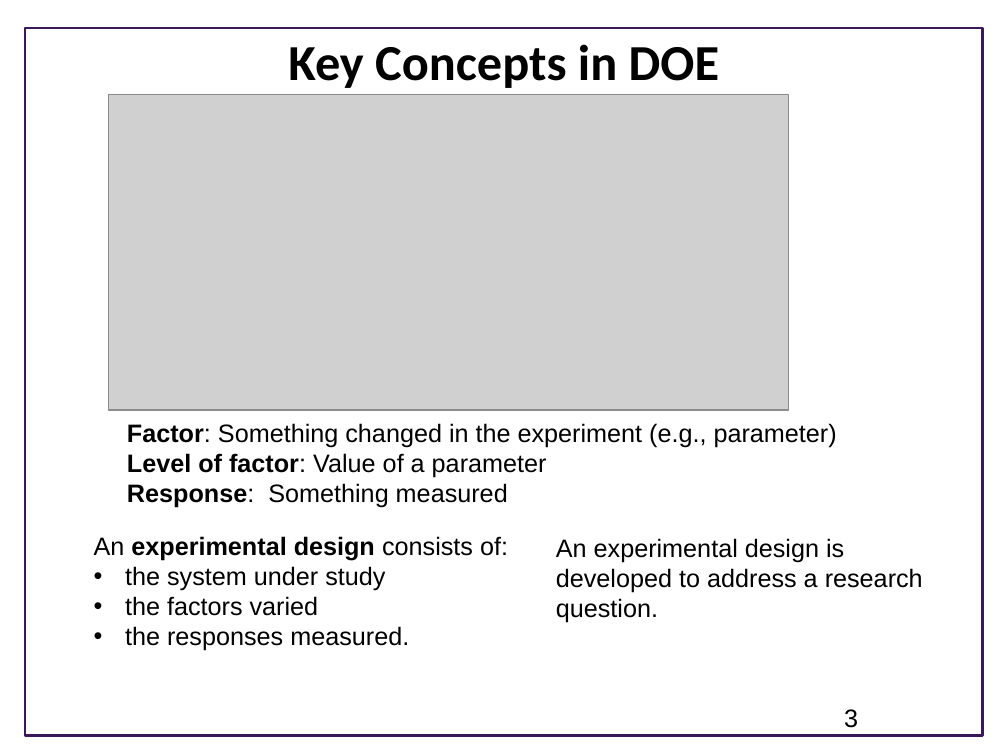
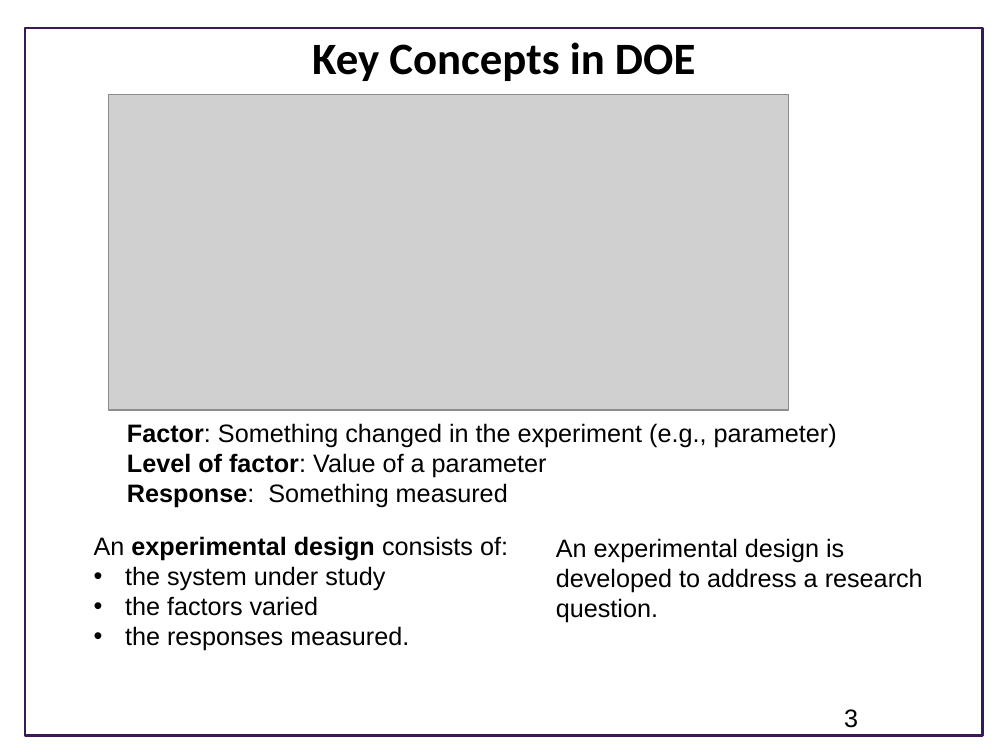
Before and after one commit to ModelEngineering/advancing-biomedical-models, a slide deck: slide 3 of lecture_5/5_design_of_experiments.pptx. Drawn at 1008x756 pixels with LibreOffice and Linux fonts; fonts in the diff are those of the drawing; grey boxes stand for pictures; background and template pictures are left out. Boxes give left, top, right and bottom in pixels: in the first picture for what was removed or moved away, otherwise in the second. Text is boxed around its words. In the diff, an @@ line names an element or a change of style, - is before the commit and + after.

```diff
--- a/lecture_5/5_design_of_experiments.pptx
+++ b/lecture_5/5_design_of_experiments.pptx
@@ title "Key Concepts in DOE" at [312,42,695,81]: size 36 to 32 pt @@
```
Also in this commit, not shown: 2 other slides changed, 4 slides added.
